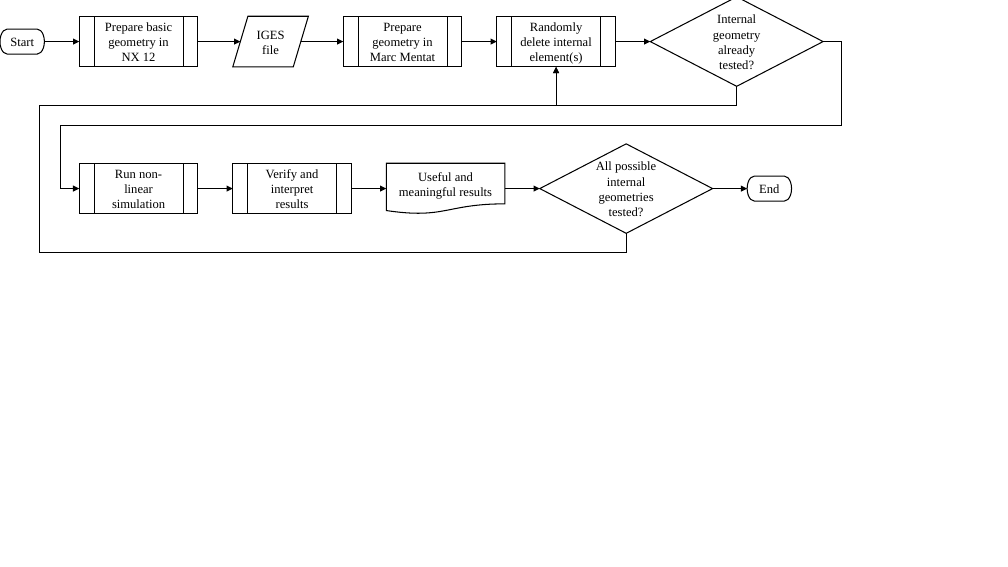
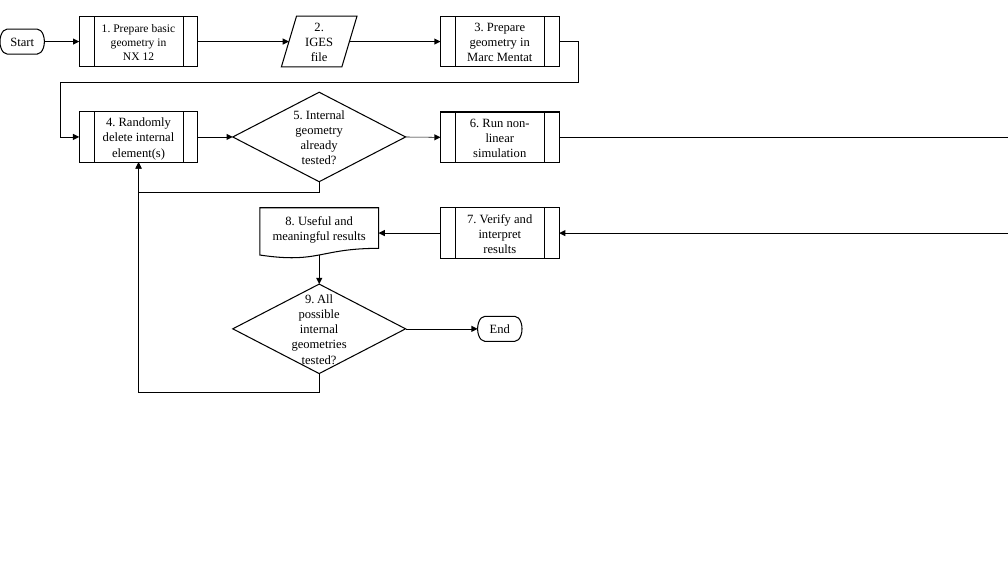
Before and after one commit to NaudeConradie/Masters-Project, a slide deck: slide 1 of Flowcharts/Flowcharts Q1.pptx. Drawn at 1008x567 pixels with LibreOffice and Linux fonts; fonts in the diff are those of the drawing. Boxes give left, top, right and bottom in pixels: in the first picture for what was removed or moved away, otherwise in the second. Text is boxed around its words. In the diff, an @@ line names an element or a change of style, - is before the commit and + after.

```diff
--- a/Flowcharts/Flowcharts Q1.pptx
+++ b/Flowcharts/Flowcharts Q1.pptx
@@ text in flow chart predefined process at (102, 24, 176, 60): text changed; size 12 to 11 pt @@
-Prepare basic geometry in NX 12
+1. Prepare basic geometry in NX 12
@@ flow chart input output "2. IGES file": place and size @@
-flow chart input output "2. IGES file" at (233, 17, 309, 67)
+flow chart input output "2. IGES file" at (281, 17, 357, 67)
@@ text in flow chart input output at (305, 22, 333, 61): text changed @@
-IGES file
+2. IGES file
@@ flow chart predefined process "3. Prepare geometry in Marc ...": place and size @@
-flow chart predefined process "3. Prepare geometry in Marc ..." at (343, 17, 462, 67)
+flow chart predefined process "3. Prepare geometry in Marc ..." at (441, 17, 560, 67)
@@ text in flow chart predefined process at (467, 22, 533, 61): text changed @@
-Prepare geometry in Marc Mentat
+3. Prepare geometry in Marc Mentat
@@ elbow arrow moved from (823, 42) - (79, 188) to (560, 42) - (79, 137) @@
@@ arrow moved from (198, 42) - (240, 42) to (198, 42) - (289, 42) @@
@@ arrow moved from (301, 42) - (343, 42) to (349, 42) - (441, 42) @@
@@ arrow removed from (462, 42) to (497, 42) @@
@@ flow chart predefined process "4. Randomly delete internal element(s)": place and size @@
-flow chart predefined process "4. Randomly delete internal element(s)" at (497, 17, 616, 67)
+flow chart predefined process "4. Randomly delete internal element(s)" at (79, 112, 198, 163)
@@ text in flow chart predefined process at (103, 117, 174, 160): text changed @@
-Randomly delete internal element(s)
+4. Randomly delete internal element(s)
@@ diamond "5. Internal geometry already tested?": place and size @@
-diamond "5. Internal geometry already tested?" at (650, 0, 823, 86)
+diamond "5. Internal geometry already tested?" at (233, 92, 406, 181)
@@ text in diamond at (293, 110, 345, 164): text changed @@
-Internal geometry already tested?
+5. Internal geometry already tested?
@@ flow chart predefined process "6. Run non-linear simulation": place and size @@
-flow chart predefined process "6. Run non-linear simulation" at (79, 163, 198, 214)
+flow chart predefined process "6. Run non-linear simulation" at (441, 112, 560, 163)
@@ text in flow chart predefined process at (470, 118, 530, 157): text changed @@
-Run non-linear simulation
+6. Run non-linear simulation
@@ arrow moved from (616, 42) - (650, 42) to (198, 137) - (233, 137) @@
@@ arrow moved from (505, 188) - (540, 188) to (406, 137) - (441, 138) @@
@@ elbow arrow added from (560, 138) to (560, 233), #000000 0.5 pt @@
@@ elbow arrow moved from (737, 86) - (557, 67) to (319, 181) - (138, 163) @@
@@ elbow arrow moved from (626, 234) - (557, 67) to (319, 374) - (138, 163) @@
@@ arrow removed from (198, 188) to (233, 188) @@
@@ flow chart document "8. Useful and meaningful results": place and size @@
-flow chart document "8. Useful and meaningful results" at (386, 163, 505, 214)
+flow chart document "8. Useful and meaningful results" at (260, 208, 379, 259)
@@ flow chart predefined process "7. Verify and interpret results": place and size @@
-flow chart predefined process "7. Verify and interpret results" at (233, 163, 352, 214)
+flow chart predefined process "7. Verify and interpret results" at (441, 208, 560, 259)
@@ text in flow chart document at (273, 216, 366, 243): text changed @@
-Useful and meaningful results
+8. Useful and meaningful results
@@ arrow moved from (352, 188) - (386, 188) to (441, 233) - (379, 233) @@
@@ text in flow chart predefined process at (467, 214, 532, 253): text changed @@
-Verify and interpret results
+7. Verify and interpret results
@@ arrow added from (319, 255) to (319, 284), #000000 0.5 pt @@
@@ diamond "9. All possible internal geometries ...": place and size @@
-diamond "9. All possible internal geometries ..." at (540, 144, 713, 233)
+diamond "9. All possible internal geometries ..." at (233, 284, 406, 374)
@@ text in diamond at (292, 294, 347, 367): text changed @@
-All possible internal geometries tested?
+9. All possible internal geometries tested?
@@ arrow moved from (713, 188) - (747, 188) to (406, 329) - (478, 329) @@
@@ pill shape "End": place and size @@
-pill shape "End" at (747, 176, 792, 201)
+pill shape "End" at (478, 317, 523, 342)
```
Also in this commit, not shown: 2 other slides changed, 22 other files.
